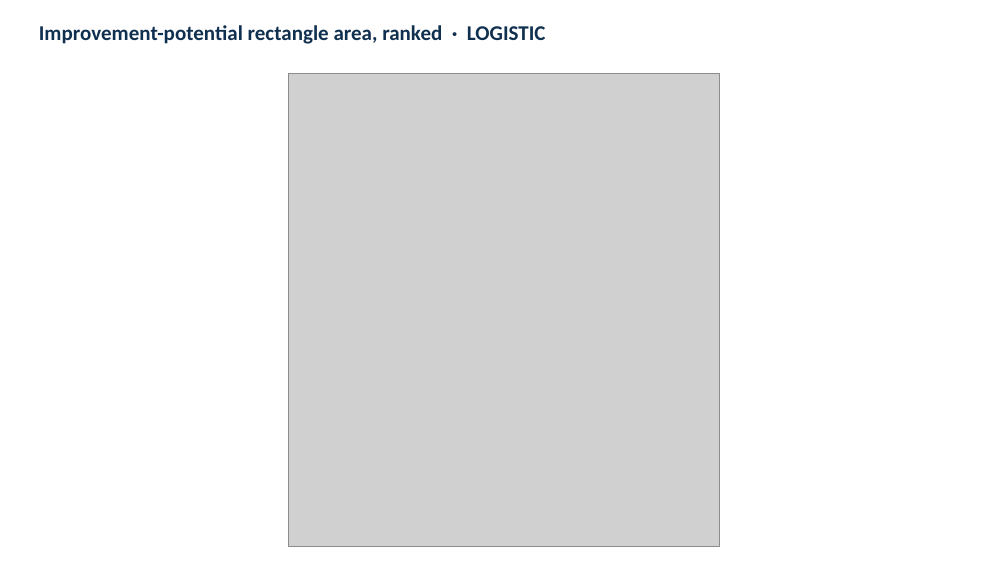
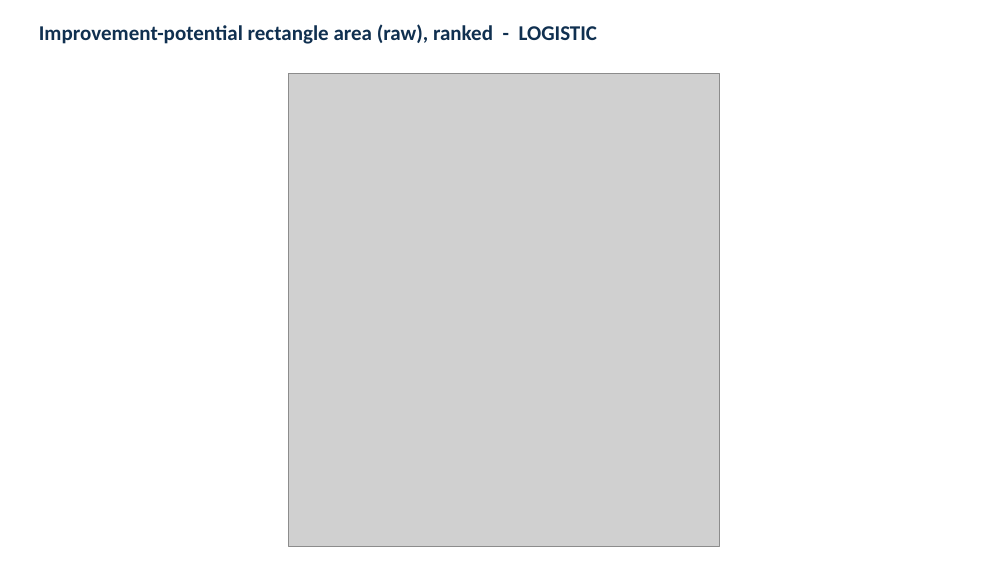
Before and after one commit to ObjectVision/NetworkModel_EU, a slide deck: slide 67 of doc/lambda_sweep5.pptx. Drawn at 1008x567 pixels with LibreOffice and Linux fonts; fonts in the diff are those of the drawing; grey boxes stand for pictures. Boxes give left, top, right and bottom in pixels: in the first picture for what was removed or moved away, otherwise in the second. Text is boxed around its words. In the diff, an @@ line names an element or a change of style, - is before the commit and + after.

```diff
--- a/doc/lambda_sweep5.pptx
+++ b/doc/lambda_sweep5.pptx
@@ text at (x1=39, y1=24, x2=598, y2=44): text changed @@
-Improvement-potential rectangle area, ranked · LOGISTIC
+Improvement-potential rectangle area (raw), ranked - LOGISTIC
```
Also in this commit, not shown: 5 other slides changed, 2 slides added, 5 other files.
